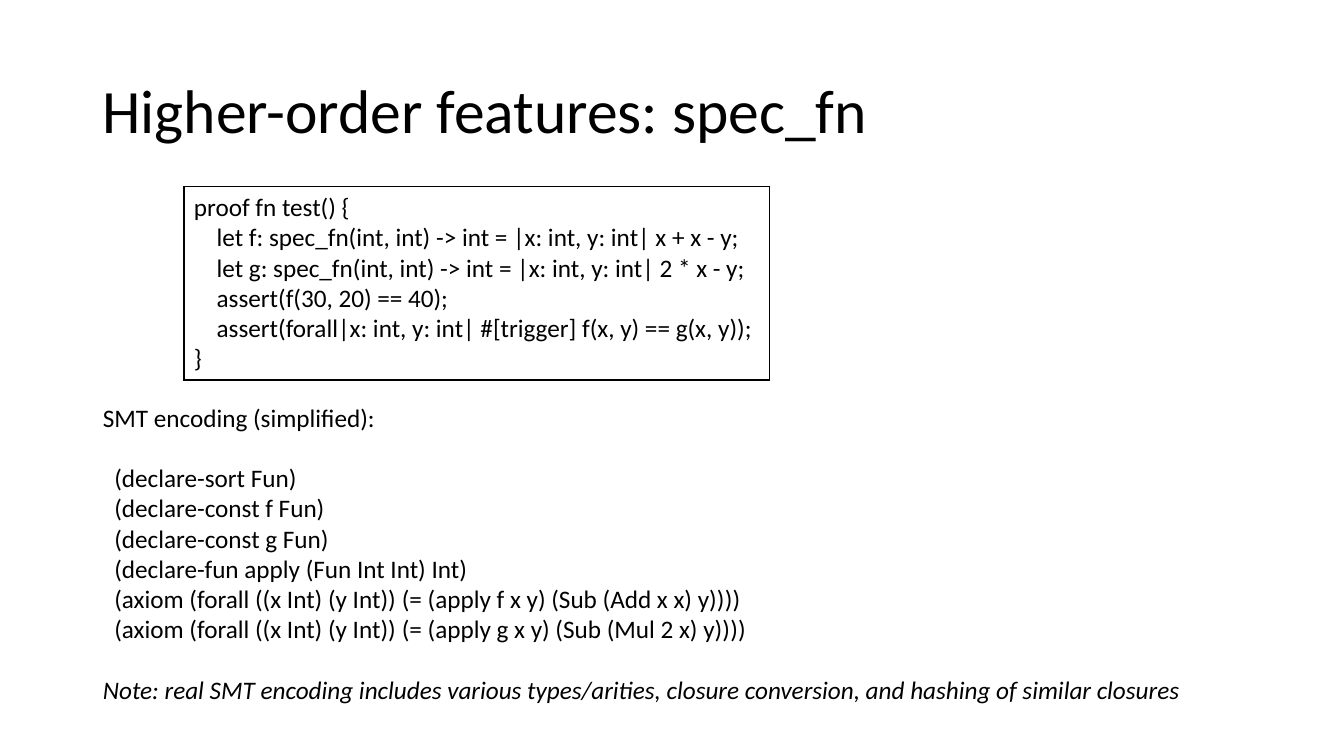
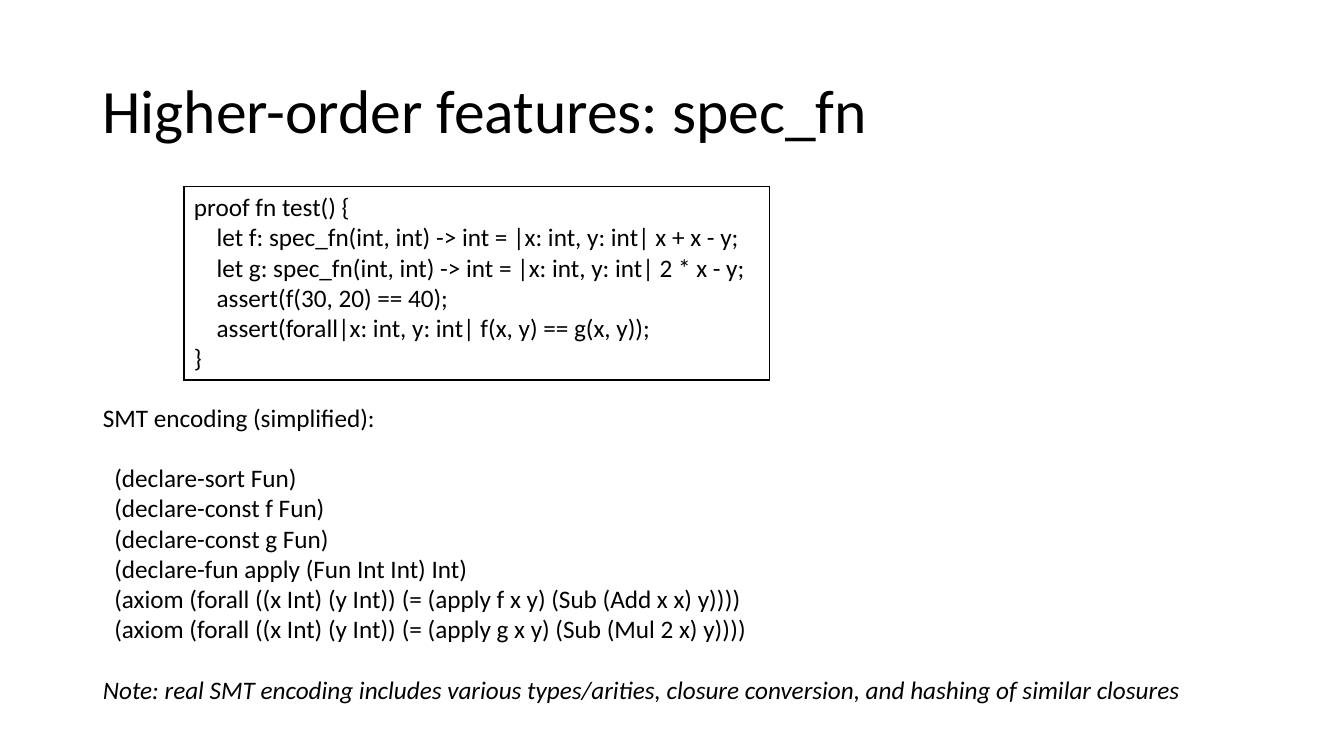
Before and after one commit to verus-lang/event-sites, a slide deck: slide 38 of 2026-summer-formal/slides/summer-school-formal-verus.pptx. Drawn at 1344x756 pixels with LibreOffice and Linux fonts; fonts in the diff are those of the drawing. Boxes give left, top, right and bottom in pixels: in the first picture for what was removed or moved away, otherwise in the second. Text is boxed around its words. In the diff, an @@ line names an element or a change of style, - is before the commit and + after.

```diff
--- a/2026-summer-formal/slides/summer-school-formal-verus.pptx
+++ b/2026-summer-formal/slides/summer-school-formal-verus.pptx
@@ text in rectangle at <box>217,318,649,342</box>: text changed @@
-assert(forall|x: int, y: int| #[trigger] f(x, y) == g(x, y));
+assert(forall|x: int, y: int| f(x, y) == g(x, y));
```
Also in this commit, not shown: 12 other slides changed, 1 slide added, 1 slide removed, 1 other file.
